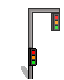
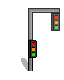
Layer changes from the first (64, 80) image to the second:
painted on "layer #1" over [28, 40, 33, 48]
painted on "layer" over [28, 39, 37, 79]
painted on "Background" over [21, 58, 29, 79]
